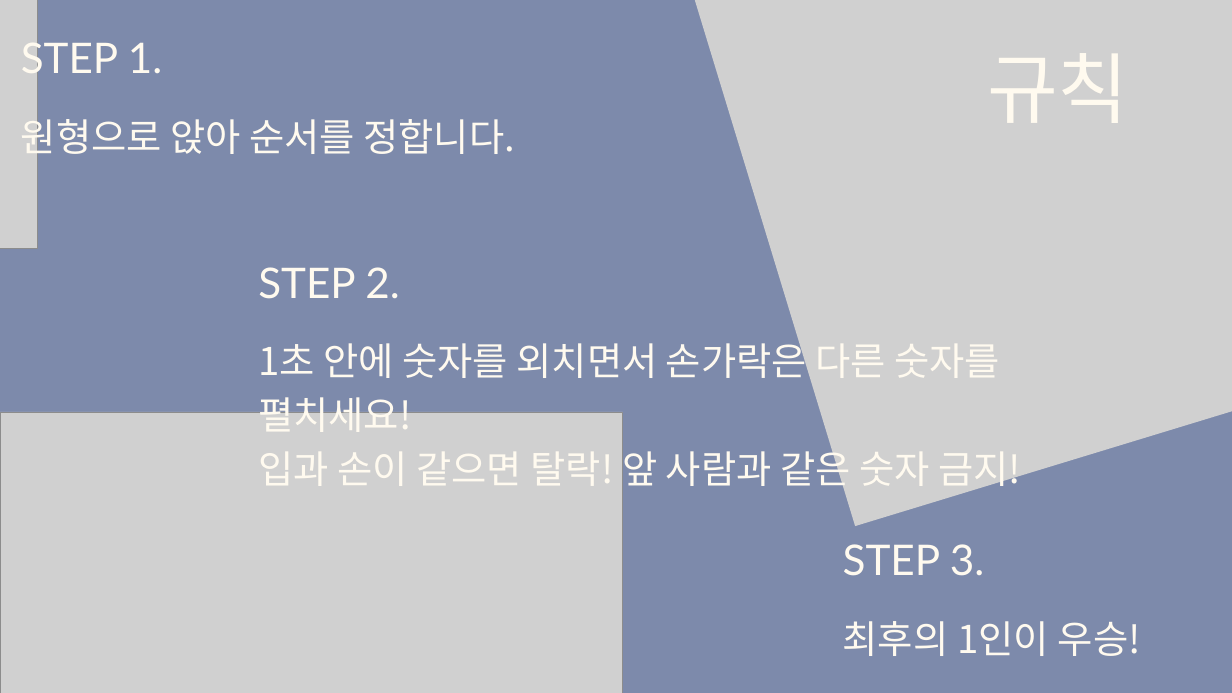
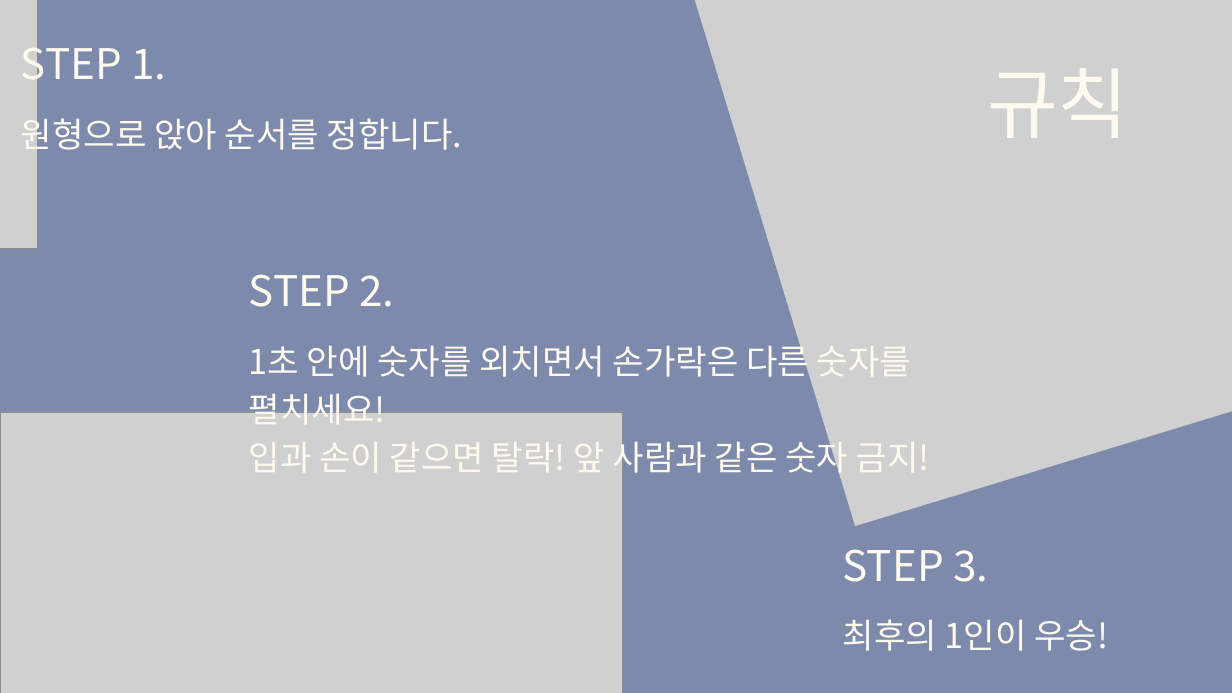
Before and after one commit to tkdgns25300/sunday_play, a slide deck: slide 2 of public/downloads/games/fool-game/rules.pptx. Drawn at 1232x693 pixels with LibreOffice and Linux fonts; fonts in the diff are those of the drawing; grey boxes stand for pictures. Boxes give left, top, right and bottom in pixels: in the first picture for what was removed or moved away, otherwise in the second. Text is boxed around its words. In the diff, an @@ line names an element or a change of style, - is before the commit and + after.

```diff
--- a/public/downloads/games/fool-game/rules.pptx
+++ b/public/downloads/games/fool-game/rules.pptx
@@ text "규칙": place and size @@
-text "규칙" at [987,53,1129,123]
+text "규칙" at [987,68,1129,138]
@@ text "원형으로 앉아 순서를 정합니다." at [21,113,462,157]: size 44.8 to 40 pt; line spacing 62.7pt to 56pt @@
@@ text "STEP 2.": place and size @@
-text "STEP 2." at [258,267,399,299]
+text "STEP 2." at [249,274,394,307]
@@ text "1초 안에 숫자를 외치면서 손가락은 ...": place and size @@
-text "1초 안에 숫자를 외치면서 손가락은 ..." at [258,336,1021,493]
+text "1초 안에 숫자를 외치면서 손가락은 ..." at [249,340,930,479]
@@ text "1초 안에 숫자를 외치면서 손가락은 ..." at [249,340,930,479]: size 44.8 to 40 pt; line spacing 62.8pt to 56pt @@
@@ font Lato to Noto Sans CJK KR in 4 elements at [21,36,166,89], [987,68,1129,138], [249,274,394,307], [843,549,988,582] @@
@@ text "최후의 1인이 우승!" at [843,619,1108,651]: size 44.9 to 40 pt; line spacing 62.8pt to 56pt @@
```
Also in this commit, not shown: 3 other slides changed, 3 other files.
